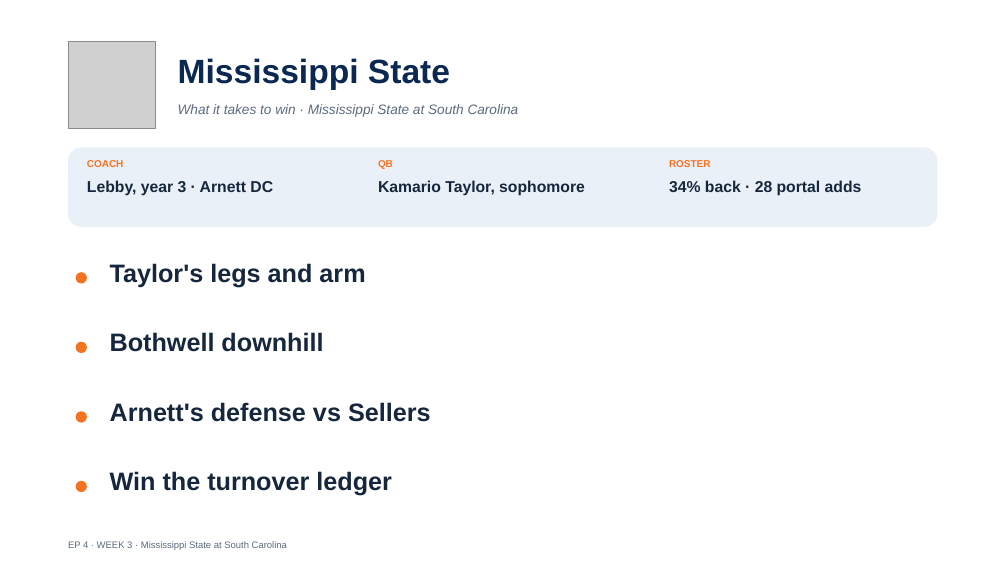
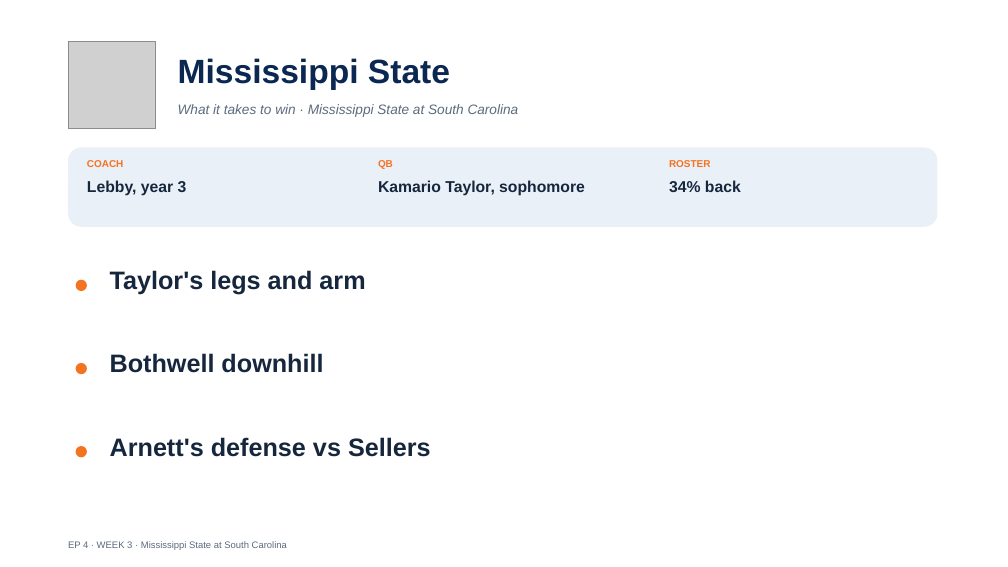
Before and after one commit to lucasalvarezflorida-lab/ncaa-fbs-analytics, a slide deck: slide 13 of decks/2026_Week3_Episode4.pptx. Drawn at 1008x567 pixels with LibreOffice and Linux fonts; fonts in the diff are those of the drawing; grey boxes stand for pictures. Boxes give left, top, right and bottom in pixels: in the first picture for what was removed or moved away, otherwise in the second. Text is boxed around its words. In the diff, an @@ line names an element or a change of style, - is before the commit and + after.

```diff
--- a/decks/2026_Week3_Episode4.pptx
+++ b/decks/2026_Week3_Episode4.pptx
@@ text at box(87, 180, 187, 196): text changed @@
-Lebby, year 3 · Arnett DC
+Lebby, year 3
@@ text at box(669, 180, 741, 192): text changed @@
-34% back · 28 portal adds
+34% back
@@ text "Taylor's legs and arm": place and size @@
-text "Taylor's legs and arm" at box(110, 263, 365, 287)
+text "Taylor's legs and arm" at box(110, 270, 365, 295)
@@ ellipse: place and size @@
-ellipse at box(76, 272, 87, 284)
+ellipse at box(76, 280, 87, 291)
@@ text "Bothwell downhill": place and size @@
-text "Bothwell downhill" at box(110, 332, 323, 352)
+text "Bothwell downhill" at box(110, 353, 323, 373)
@@ ellipse: place and size @@
-ellipse at box(76, 342, 87, 353)
+ellipse at box(76, 363, 87, 374)
@@ ellipse: place and size @@
-ellipse at box(76, 411, 87, 423)
+ellipse at box(76, 446, 87, 457)
@@ text "Arnett's defense vs Sellers": place and size @@
-text "Arnett's defense vs Sellers" at box(110, 402, 431, 422)
+text "Arnett's defense vs Sellers" at box(110, 437, 431, 457)
@@ text removed at box(110, 471, 392, 496) @@
-Win the turnover ledger
@@ ellipse removed at box(76, 481, 87, 492) @@
```
Also in this commit, not shown: 14 other slides changed, 2 other files.
